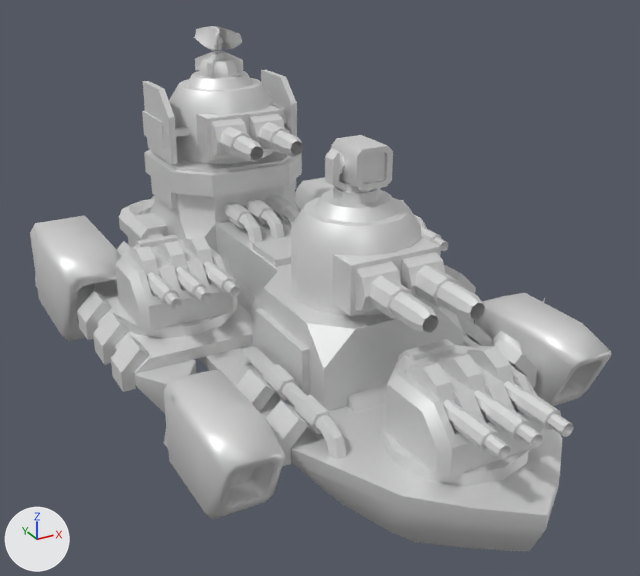
The glTF model glb/armfepocht4.glb, before and after one commit.
The view is the same before and after, from a 50 mm lens placed at (-110.0, -212.0, 121.0), pointed at (2.0, -8.0, 19.0). The axes (+X, +Y, +Z) are drawn at lower left. The lights are the same throughout. The older version comes first.

The first picture shows 'base', 'dish', 'jetl1', 'jetl2', 'jetr1', 'jetr2', 'misbox2', 'sleeve2', 'sleeve3', 'sleeve5', 'tur1', 'tur2', 'tur3', 'tur5' and 16 more.
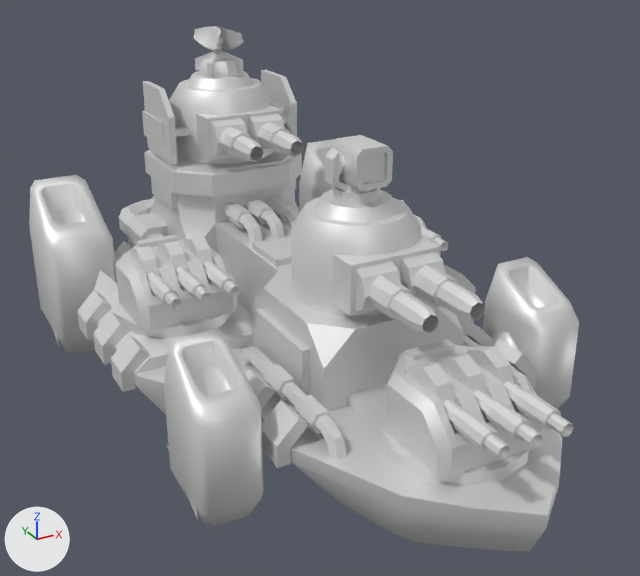
What differs and where, as boxes (x1, y1, x2, y2) in the pictures (640 x 576 px):
'jetr1', turned
    before: (164, 370, 286, 520)
    after: (164, 329, 264, 527)
'jetl1', turned
    before: (475, 293, 611, 406)
    after: (483, 257, 579, 409)
'jetr2', turned
    before: (30, 215, 120, 341)
    after: (29, 175, 117, 354)
'jetl2', turned
    before: (295, 177, 334, 210)
    after: (299, 139, 336, 210)
'dish', turned
    before: (194, 26, 242, 51)
    after: (193, 26, 244, 51)
'thrustr1', turned
    before: (164, 395, 173, 448)
    after: (166, 444, 197, 517)
'thrustr2', turned
    before: (34, 229, 37, 287)
    after: (37, 286, 59, 346)

The edits, one by one:
Object 'dish' (ob_dish) turns from (0, 0, 0) to (0, 0, 4.1) degrees about x, y and z.
Object 'jetl1' (ob_jetl1) turns from (0, 0, 0) to (-90, 0, 0) degrees about x, y and z.
Object 'jetl2' (ob_jetl2) turns from (0, 0, 0) to (-90, 0, 0) degrees about x, y and z.
Object 'jetr1' (ob_jetr1) turns from (0, 0, 0) to (-90, 0, 0) degrees about x, y and z.
Object 'jetr2' (ob_jetr2) turns from (0, 0, 0) to (-90, 0, 0) degrees about x, y and z.
